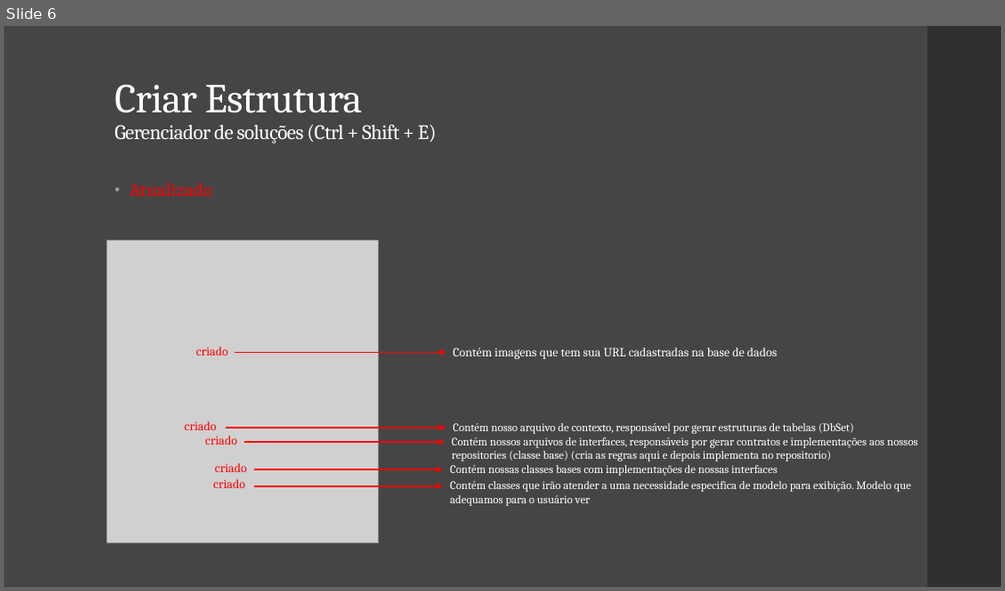
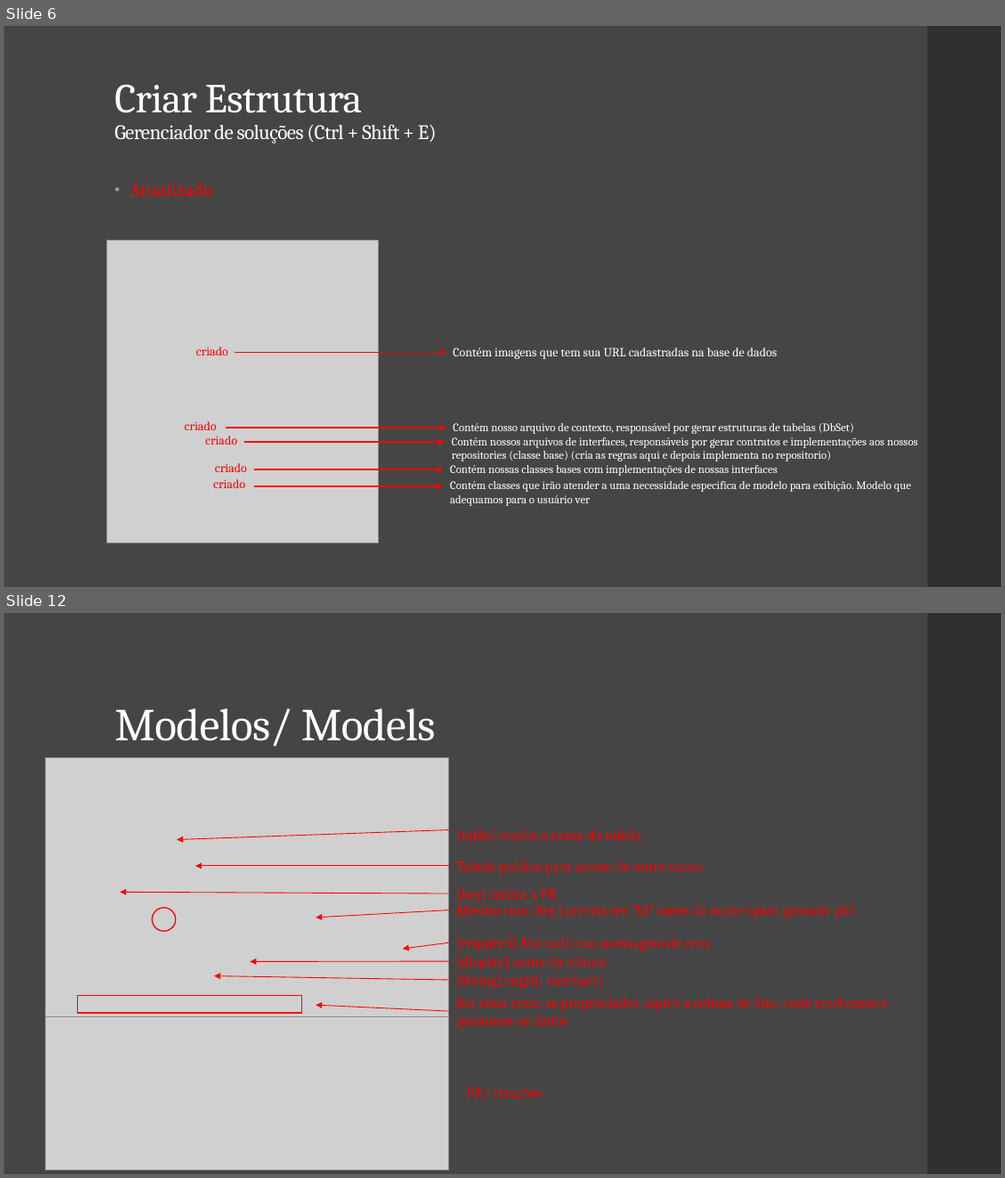
Before and after one commit to Filipe-Alexandre/TIPI04, a slide deck: aulas/saida-02-Back-end/Csharp/DocumentacaoMVC.pptx. Shown one above the other, each under a label of ours: slide 6 before the commit, slides 6 and 12 after it; the slides between them are not shown. The pictures are 1005x591 and 1005x1178 pixels, drawn with LibreOffice and Linux fonts; fonts in the diff are those of the drawing; grey boxes stand for pictures. Boxes give left, top, right and bottom in pixels: in the first picture for what was removed or moved away, otherwise in the second. Text is boxed around its words. In the diff, an @@ line names an element or a change of style, - is before the commit and + after.

```diff
--- a/aulas/saida-02-Back-end/Csharp/DocumentacaoMVC.pptx
+++ b/aulas/saida-02-Back-end/Csharp/DocumentacaoMVC.pptx
@@ slide 12 added at [4, 613, 1001, 1174], background #454545; not listed: 1 template element that a slide beside it also shows @@
@@ title added at [114, 708, 436, 747], 44 pt, text #FFFFFF @@
+Modelos/ Models
@@ picture added at [45, 757, 449, 1022] @@
@@ arrow added from (449, 830) to (177, 840), #FF0000 0.75 pt @@
@@ text added at [456, 829, 641, 843], 14 pt, text #FF0000 @@
+[table] recebe o nome da tabela
@@ arrow added from (449, 866) to (195, 866), #FF0000 0.75 pt @@
@@ text added at [456, 860, 702, 875], 14 pt, text #FF0000 @@
+Tabela publica para acesso de outro canto
@@ arrow added from (449, 893) to (120, 892), #FF0000 0.75 pt @@
@@ text added at [456, 888, 557, 902], 14 pt, text #FF0000 @@
+[key] indica a PK
@@ text added at [456, 904, 854, 918], 14 pt, text #FF0000 @@
+Mesmo com [key] precisa ter “Id” antes do nome (para garantir pk)
@@ ellipse added at [152, 908, 175, 931], outline #FF0000 1.1 pt @@
@@ arrow added from (449, 910) to (316, 917), #FF0000 0.75 pt @@
@@ arrow added from (449, 943) to (403, 949), #FF0000 0.75 pt @@
@@ text added at [456, 937, 710, 951], 14 pt, text #FF0000 @@
+[required] Not null com mensagem de erro
@@ text added at [456, 956, 606, 970], 14 pt, text #FF0000 @@
+[display] nome da coluna
@@ arrow added from (449, 980) to (214, 976), #FF0000 0.75 pt @@
@@ arrow added from (449, 962) to (250, 962), #FF0000 0.75 pt @@
@@ text added at [456, 974, 604, 989], 14 pt, text #FF0000 @@
+[StringLength] varchar()
@@ rectangle added at [77, 996, 301, 1013], outline #FF0000 1.1 pt @@
@@ arrow added from (449, 1011) to (316, 1005), #FF0000 0.75 pt @@
@@ text added at [456, 997, 887, 1029], 14 pt, text #FF0000 @@
+Em cima eram as propriedades, aqui é a coluna de fato, onde recebemos e passamos os dados
@@ picture added at [45, 1016, 449, 1169] @@
@@ text added at [466, 1086, 542, 1101], 14 pt, text #FF0000 @@
+FK/ relações
```
Also in this commit, not shown: 10 other slides added.
